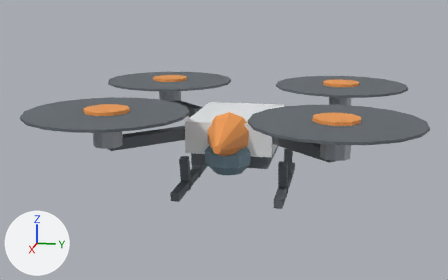
The glTF model models/quadcopter.glb: old version first, new version second.
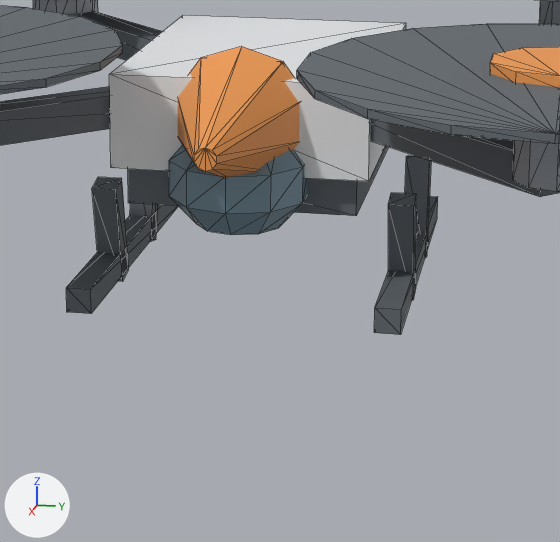
Each version appears first whole from a 50 mm lens placed at (5.16, 0.91, 1.17), pointed at (0.02, -0.12, -0.11), and next in a close-up on the part from 33% to 75% of the width and 35% to 99% of the height. Every picture has the same lights, and +X, +Y and +Z are marked at lower left. The older version's two pictures come first. The close-ups show mesh edges as thin lines. Vertices at exactly the same position are counted once.
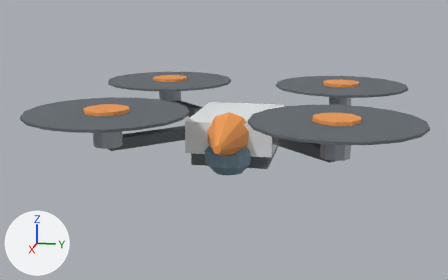
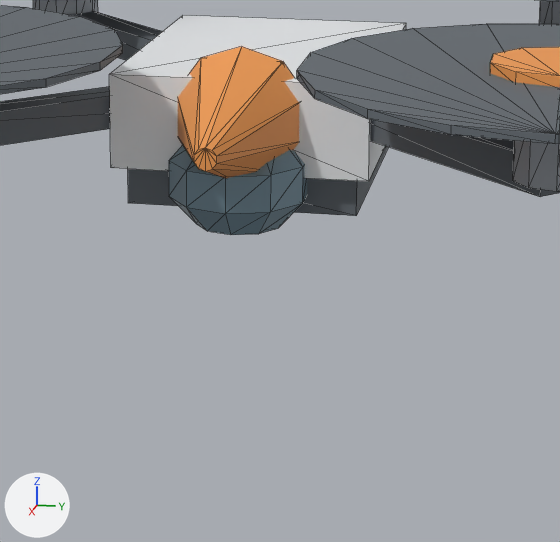
The edits, one by one:
me_mesh_0 is used by ob_mesh_0; location (0.0, 0.0, 0.0).
me_mesh_0 had 459 vertices, 828 faces and spanned x -1.47..1.47, y -1.46..1.46, z -0.54..0.29.
me_mesh_0 now has 411 vertices, 756 faces and spans x -1.47..1.47, y -1.46..1.46, z -0.3..0.29.
me_mesh_0 part 1: 6 loose pieces with 48 vertices, spanning x -0.55..0.55, y -0.46..0.46, z -0.54..-0.23, are deleted.

Pixel boxes [x1, y1, x2, y2] of what changed, in the close-ups (560 x 542 px):
'Mesh_0', reshaped
    before: [0, 0, 560, 335]
    after: [0, 0, 560, 235]
part 1 of me_mesh_0, deleted
    before: [66, 156, 438, 335]
